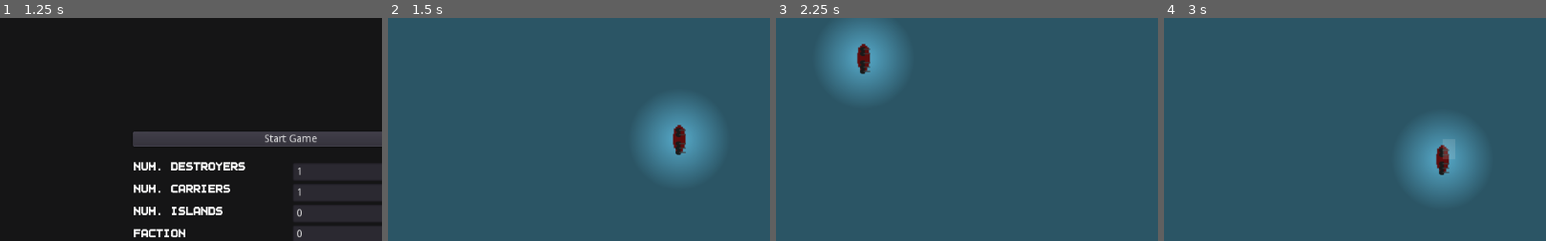
Above: before the commit, frames 1-4 (left to right).
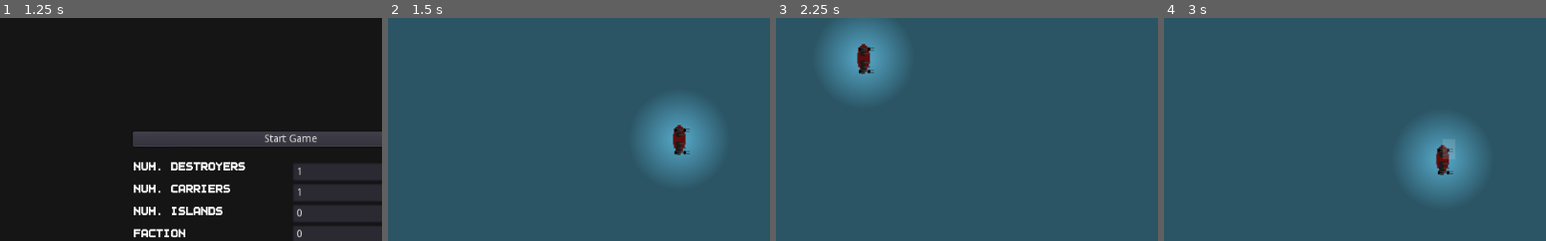
Above: after the commit, the same moments.

Repository: peter-shaw-benson/naval-game
Game: Godot game, scene res://gui/MainMenu.tscn
Two runs of this game, one before a commit and one after it. Both use one fixed random seed, a clock stepped at 60 frames per second and the inputs below.
Inputs (mouse positions are % of the whole screen's width and height, from its top left):
- Up to frame 1 (1.25 s): click "Start Game" at 0.5 s
- Up to frame 2 (1.5 s): click "Start Game" at 1.25 s
- Up to frame 3 (2.25 s): drag from (10, 29) to (50, 57) at 2.02 s
- Up to frame 4 (3 s): drag from (50, 57) to (45, 70) at 2.77 s
The pictures show only the part of the screen within x 12-62%, y 29-79%; the shares and areas given below are measured in that part.

Frame 1 is identical in both runs. In frame 2, less than 0.1% of the frame differs, in the area x 75-79%, y 49-62%; in frame 3, less than 0.1%, in the area x 21-26%, y 12-26%; in frame 4, less than 0.1%.

Commit message:
added machineguns that hit planes

Diff:
--- a/Entities/Planes/DiveBomber.gd
+++ b/Entities/Planes/DiveBomber.gd
@@ -1,7 +1,7 @@
 extends "res://Entities/Planes/Plane.gd"
 
 var DiveBomb = preload("res://Weapons/PlaneWeapons/DiveBomb.gd")
-var MG = preload("res://Weapons/PlaneWeapons/Machinegun.gd")
+var MG = preload("res://Weapons/MachineGun.gd")
 
 var weapon_list = [DiveBomb.new(), MG.new()]
 
--- a/Entities/Planes/Fighter.gd
+++ b/Entities/Planes/Fighter.gd
@@ -1,6 +1,6 @@
 extends "res://Entities/Planes/Plane.gd"
 
-var MG = preload("res://Weapons/PlaneWeapons/Machinegun.gd")
+var MG = preload("res://Weapons/MachineGun.gd")
 
 var weapon_list = [MG.new()]
 
--- a/Entities/Planes/LevelBomber.gd
+++ b/Entities/Planes/LevelBomber.gd
@@ -1,7 +1,7 @@
 extends "res://Entities/Planes/Plane.gd"
 
 var LevelBomb = preload("res://Weapons/PlaneWeapons/LevelBomb.gd")
-var MG = preload("res://Weapons/PlaneWeapons/Machinegun.gd")
+var MG = preload("res://Weapons/MachineGun.gd")
 
 var plane_stats = {
 	"speed": 50,
--- a/Entities/Planes/TorpBomber.gd
+++ b/Entities/Planes/TorpBomber.gd
@@ -1,7 +1,7 @@
 extends "res://Entities/Planes/Plane.gd"
 
 var AirTorpedo = preload("res://Weapons/PlaneWeapons/AirTorpedo.gd")
-var MG = preload("res://Weapons/PlaneWeapons/Machinegun.gd")
+var MG = preload("res://Weapons/MachineGun.gd")
 
 var weapon_list = [AirTorpedo.new(), MG.new()]
 
--- a/Entities/Ships/FletcherClassDestroyer.gd
+++ b/Entities/Ships/FletcherClassDestroyer.gd
@@ -3,6 +3,7 @@
 
 var LightGun = preload("res://Weapons/LightGun.gd")
 var Torpedo = preload("res://Weapons/Torpedo.gd")
+var MachineGun = preload("res://Weapons/MachineGun.gd")
 
 # List of Destroyer Names
 var DestroyerNames = ["HMS Beverly",
@@ -17,6 +18,7 @@
 ]
 
 var fletcher_turret_path = "res://art/Turrets/Light Gun 1/LightGunSprite.tres"
+var mg_turret_path = "res://art/Turrets/MG/MGTurret.tres"
 
 # this determines the placement of each individual turret.
 # while this seems excessive for a simple ship, if we want to add MG's or something later,
@@ -25,15 +27,34 @@
 var turret_list = [
 	{"weapon": LightGun.new(), "offset": [0,30], "barrels": 1,
 	"sprite_path": fletcher_turret_path, "turn_weight":0.02},
+
 	{"weapon": LightGun.new(), "offset": [0,20], "barrels": 1,
 	"sprite_path": fletcher_turret_path, "turn_weight":0.02},
+
 	{"weapon": LightGun.new(), "offset": [0,10], "barrels": 1,
 	"sprite_path": fletcher_turret_path, "turn_weight":0.02},
+
+
 	# these two are the forward guns
 	{"weapon": LightGun.new(), "offset": [0,-10], "barrels": 1,
 	"sprite_path": fletcher_turret_path, "turn_weight":0.02},
+
 	{"weapon": LightGun.new(), "offset": [0,-20], "barrels": 1,
-	"sprite_path": fletcher_turret_path, "turn_weight":0.02}
+	"sprite_path": fletcher_turret_path, "turn_weight":0.02},
+
+	## MG's:
+	# two on each side.
+	# Back MGs
+	{"weapon": MachineGun.new(), "offset": [10,30], "barrels": 1,
+	"sprite_path": mg_turret_path, "turn_weight":0.1},
+	{"weapon": MachineGun.new(), "offset": [-10,30], "barrels": 1,
+	"sprite_path": mg_turret_path, "turn_weight":0.1},
+
+	# front MGs
+	{"weapon": MachineGun.new(), "offset": [10,-20], "barrels": 1,
+	"sprite_path": mg_turret_path, "turn_weight":0.1},
+	{"weapon": MachineGun.new(), "offset": [-10,-20], "barrels": 1,
+	"sprite_path": mg_turret_path, "turn_weight":0.1}
 ]
 
 
--- a/Game Map/Map 2.gd
+++ b/Game Map/Map 2.gd
@@ -158,7 +158,7 @@
 	carrier.init(carrier_data["ship"], get_viewport().get_mouse_position(),
 	carrier_data.faction, carrier_data.type)
 
-	squad_list.append(carrier)
+	ship_list.append(carrier)
 
 	add_child(carrier)
 
@@ -280,7 +280,7 @@
 		get_node("CanvasLayer/PauseMenu").hide()
 		unpause()
 
-func _on_ship_lost(ship: ShipScene):
+func _on_ship_lost(ship: CombatUnit):
 
 	ship_list.remove(ship_list.find(ship, 0))
 
--- a/Ships2/Bullets/Bullet.gd
+++ b/Ships2/Bullets/Bullet.gd
@@ -18,10 +18,28 @@
 	initial_pos = turret_pos
 
 	# set sprite frames here
+	var frames
+
 	if self.weaponData.get_name() == "torpedo":
 		# we use preload because it would be way faster than doing this for all bullets at runtime with "load"
-		var frames = preload("res://art/Bullets/Torpedo/TorpedoFrames.tres")
+		frames = preload("res://art/Bullets/Torpedo/TorpedoFrames.tres")
 		get_node("AnimatedSprite").set_sprite_frames(frames)
+
+		self.set_collision_mask_bit(4, true)
+		self.set_collision_mask_bit(2, false)
+
+	if self.weaponData.get_name() == "machinegun":
+		frames = preload("res://art/Bullets/MG/MGSprite.tres")
+		get_node("AnimatedSprite").set_sprite_frames(frames)
+
+		# make it so these only collide with planes
+		self.set_collision_mask_bit(3, true)
+		self.set_collision_mask_bit(1, true)
+
+	elif self.weaponData.get_name() == "lightgun":
+
+		self.set_collision_mask_bit(3, true)
+		self.set_collision_mask_bit(1, false)
 
 	get_node("AnimatedSprite").animation = "shell"
 
@@ -43,7 +61,10 @@
 
 
 func _on_Bullet_body_entered(body):
+
 	if self.global_position.distance_to(self.initial_pos) >= 30:
+
+		#print(body)
 
 		get_node("AnimatedSprite").animation = "explosion"
 		get_node("AnimatedSprite").play()
@@ -51,6 +72,10 @@
 		self.speed = 0
 
 		if body.is_in_group("ship"):
-			var ship: ShipScene = body
+			var ship: CombatUnit = body
 
 			ship.take_damage(self.weaponData)
+
+		elif body.is_in_group("planes"):
+
+			body.take_damage(self.weaponData)
--- a/Ships2/Bullets/Bullet.tscn
+++ b/Ships2/Bullets/Bullet.tscn
@@ -5,7 +5,7 @@
 [ext_resource path="res://art/Individual Ship Sprite/Gunboat/gunboat_shell_explosion.png" type="Texture" id=3]
 
 [sub_resource type="CircleShape2D" id=2]
-radius = 6.02508
+radius = 40.0
 
 [sub_resource type="AtlasTexture" id=3]
 flags = 4
@@ -51,6 +51,7 @@
 } ]
 
 [node name="Bullet" type="Area2D"]
+collision_layer = 0
 collision_mask = 0
 script = ExtResource( 2 )
 
--- a/Ships2/Plane Launchers/Carrier.gd
+++ b/Ships2/Plane Launchers/Carrier.gd
@@ -129,7 +129,7 @@
 	get_node("FighterPatrolCircle").scale = Vector2(0.8, 0.8)
 
 func handle_right_click(placement):
-	print("handling right click")
+	#print("handling right click")
 
 	if selected and GameState.get_playerFaction() == get_faction():
 		# this works properly for patrols:
@@ -142,15 +142,18 @@
 			# Send planes
 			self.launch_planes(placement, "scout")
 			last_button = ""
+			self.combat_air_patrol = false
 
 		elif last_button == "strike" and plane_numbers["strike"] > 0:
 			self.launch_planes(placement, "strike")
 			last_button = ""
+			self.combat_air_patrol = false
 
 		elif last_button == "bomb" and  plane_numbers["bomber"] > 0:
 			self.launch_planes(placement, "bomber")
 
 			last_button = ""
+			self.combat_air_patrol = false
 
 		elif last_button == "CAP" and  plane_numbers["fighter"] > 0:
 
@@ -162,8 +165,6 @@
 
 		else:
 			self.handle_right_mouse_movement(placement)
-
-		if last_button != "CAP":
 			self.combat_air_patrol = false
 
 func handle_right_mouse_movement(placement):
@@ -307,7 +308,7 @@
 
 		#print(get_node("Sprite").animation)
 
-		print("carrier selected")
+		#print("carrier selected")
 		# yikes this might not hold up
 		emit_signal("ship_selected", self)
 
@@ -326,7 +327,7 @@
 	lock_turrets()
 
 	#print(get_node("Sprite").animation)
-	print("carrier deselected")
+	#print("carrier deselected")
 
 	emit_signal("ship_deselected", self)
 
@@ -580,6 +581,11 @@
 	get_node("LaunchTimer").wait_time = squad_launch_time
 	get_node("LaunchTimer").start()
 
+	if strike_type != "fighter" and combat_air_patrol == true:
+		combat_air_patrol = false
+
+	print(combat_air_patrol, strike_type)
+
 func plane_recovered(plane):
 	var recovered_plane_type = plane.get_plane_type()
 
@@ -606,6 +612,7 @@
 	#end_launch()
 	# spawn new boid
 	#print(launch_type, plane_numbers[launch_type])
+	#print(combat_air_patrol, launch_type)
 
 	if plane_numbers[launch_type] > 0:
 		#spawn new boid
@@ -646,7 +653,7 @@
 
 		plane_numbers[launch_type] -= 1
 
-	elif plane_numbers[launch_type] and combat_air_patrol == false:
+	elif plane_numbers[launch_type] <= 0 and combat_air_patrol == false:
 		stop_launching()
 
 func stop_launching():
--- a/Ships2/Plane Launchers/Carrier.tscn
+++ b/Ships2/Plane Launchers/Carrier.tscn
@@ -31,7 +31,8 @@
 
 [node name="Carrier" type="KinematicBody2D"]
 position = Vector2( 205, 123 )
-collision_layer = 5
+collision_layer = 12
+collision_mask = 8
 script = ExtResource( 9 )
 detector_scene = ExtResource( 7 )
 Turret = ExtResource( 10 )
--- a/Ships2/Planes/PlaneBoid.gd
+++ b/Ships2/Planes/PlaneBoid.gd
@@ -145,9 +145,7 @@
 
 func _physics_process(_delta):
 	# if it reaches the
-
-	if returning:
-		current_target = self.parent_airbase.global_position
+	check_parent_airbase()
 
 	var mouse_vector = Vector2.ZERO
 	if current_target != Vector2.INF:
@@ -157,7 +155,9 @@
 	# if we reach the airbase, start recovering?
 	if global_position.distance_to(current_target) <= 25:
 		if strike_target == current_target:
-			current_target = self.parent_airbase.global_position
+
+			check_parent_airbase()
+
 			self.returning = true
 
 			self.cohesion_force = 0.05
@@ -224,7 +224,7 @@
 
 func _on_FuelTimer_timeout():
 	#print("plane out of fuel")
-	current_target = self.parent_airbase.global_position
+	check_parent_airbase()
 
 	self.returning = true
 
@@ -238,3 +238,26 @@
 func un_detect():
 	if self.faction != GameState.get_playerFaction():
 		self.hide()
+
+
+func check_parent_airbase():
+	if returning:
+		if is_instance_valid(self.parent_airbase):
+			current_target = self.parent_airbase.global_position
+		else:
+			queue_free()
+
+
+## COMBAT!!!
+func take_damage(weapon):
+	#print("damaged plane")
+
+	self.plane_data.damage(weapon)
+	print(weapon.get_name())
+
+	if self.get_health() <= 0:
+		print("plane lost")
+		queue_free()
+
+func get_health():
+	return self.plane_data.get_health()
--- a/Ships2/ShipScene.tscn
+++ b/Ships2/ShipScene.tscn
@@ -10,7 +10,8 @@
 height = 36.7071
 
 [node name="Ship" type="KinematicBody2D"]
-collision_layer = 5
+collision_layer = 12
+collision_mask = 8
 script = ExtResource( 2 )
 detector_scene = ExtResource( 3 )
 Turret = ExtResource( 5 )
--- a/Ships2/Turrets/Turret.gd
+++ b/Ships2/Turrets/Turret.gd
@@ -19,8 +19,13 @@
 	# here, weapon is a dict of weapon data, y offset, and number of barrels
 	self.weaponData = weapon["weapon"]
 
+	#print(self.weaponData.get_name())
+
 	self.y_offset = weapon["offset"][1]
 	self.x_offset = weapon["offset"][0]
+
+	print(self.x_offset, self.y_offset)
+
 	self.num_barrels = weapon["barrels"]
 	self.turn_weight = weapon["turn_weight"]
 
@@ -33,6 +38,7 @@
 	#get_node("AnimatedSprite").speed_scale = 1
 
 	self.position.y += self.y_offset
+	self.position.x += self.x_offset
 
 func _ready():
 	pass
--- a/Weapons/LightGun.gd
+++ b/Weapons/LightGun.gd
@@ -1,16 +1,4 @@
 extends "res://Weapons/WeaponJSON.gd"
-
-var weapon_stats = {
-	"speed": 450,
-	"max_range": 100,
-	"fire_rate": 1,
-	"damage": 0.5,
-	"piercing": 2,
-	"armor_damage": 0.2,
-	"anti_air": 1,
-	"base_accuracy": 0.3,
-	"accuracy_gain": 0.03
-}
 
 func _init():
 
--- /dev/null
+++ b/Weapons/MachineGun.gd
@@ -0,0 +1,6 @@
+extends "res://Weapons/WeaponJSON.gd"
+
+
+func _init():
+
+	self.init("MachineGun")
--- a/Weapons/PlaneWeapons/Machinegun.gd
+++ /dev/null
@@ -1,20 +0,0 @@
-extends "res://Weapons/Weapon.gd"
-
-var weapon_stats = {
-	"speed": 200,
-	"max_range": 10,
-	"fire_rate": 1,
-	"damage": 1,
-	"piercing": 0,
-	"armor_damage": 0,
-	"anti_air": 5,
-	"base_accuracy": 0.8,
-	"accuracy_gain": 0
-}
-
-func _init():
-
-	self.init(weapon_stats["speed"], weapon_stats["max_range"], \
-	weapon_stats["fire_rate"], weapon_stats["damage"], weapon_stats["piercing"], \
-	weapon_stats["armor_damage"], weapon_stats["anti_air"], \
-	weapon_stats["base_accuracy"], weapon_stats["accuracy_gain"])
--- a/Weapons/WeaponJSON.gd
+++ b/Weapons/WeaponJSON.gd
@@ -31,13 +31,16 @@
 
 	var data_received = JSON.parse(content_as_text).result
 
+	if data_received == null:
+		print("ERROR IN JSON READING!!")
+
 	#print(data_received)
 
 	return data_received
 
 func init(weapon_name):
 
-	print("reading weapons from file")
+	#print("reading weapons from file")
 	weapon_data = read_json_file(weapon_data_path)[weapon_name]
 
 func get_fire_rate():
--- /dev/null
+++ b/art/Bullets/MG/MGSprite.tres
@@ -0,0 +1,26 @@
+[gd_resource type="SpriteFrames" load_steps=4 format=2]
+
+[ext_resource path="res://art/Turrets/MG/mg_bullet.png" type="Texture" id=2]
+
+[sub_resource type="AtlasTexture" id=3]
+flags = 4
+atlas = ExtResource( 2 )
+region = Rect2( 0, 16, 16, 16 )
+
+[sub_resource type="AtlasTexture" id=2]
+flags = 4
+atlas = ExtResource( 2 )
+region = Rect2( 4, 0, 8, 16 )
+
+[resource]
+animations = [ {
+"frames": [ SubResource( 3 ) ],
+"loop": true,
+"name": "explosion",
+"speed": 5.0
+}, {
+"frames": [ SubResource( 2 ) ],
+"loop": true,
+"name": "shell",
+"speed": 5.0
+} ]
--- /dev/null
+++ b/art/Turrets/MG/MGTurret.tres
@@ -0,0 +1,16 @@
+[gd_resource type="SpriteFrames" load_steps=2 format=2]
+
+[ext_resource path="res://art/Turrets/MG/machine_gun3.png" type="Texture" id=1]
+
+[resource]
+animations = [ {
+"frames": [ ExtResource( 1 ) ],
+"loop": true,
+"name": "default",
+"speed": 5.0
+}, {
+"frames": [ ExtResource( 1 ) ],
+"loop": true,
+"name": "shoot",
+"speed": 5.0
+} ]
--- a/config_files/weapon_stats.json
+++ b/config_files/weapon_stats.json
@@ -1,7 +1,7 @@
 {
   "Torpedo": {
     "name": "torpedo",
-    "speed": 40,
+    "speed": 42,
     "max_range": 500,
   	"fire_rate": 10,
   	"damage": 10,
@@ -25,7 +25,7 @@
   },
   "HeavyGun": {
     "name": "heavygun",
-    "speed": 300,
+    "speed": 380,
   	"max_range": 150,
   	"fire_rate": 4,
   	"damage": 5,
@@ -45,5 +45,14 @@
   	"anti_air": 0.2,
   	"base_accuracy": 0.4,
   	"accuracy_gain": 0.03
+  },
+  "MachineGun": {
+    "name": "machinegun",
+    "speed": 400,
+  	"max_range": 50,
+  	"fire_rate": 20,
+  	"damage": 1.5,
+  	"piercing": 1,
+  	"armor_damage": 0,
   }
 }
Binary file added: art/Bullets/MG/mg_bullet.png
Not shown, added: art/Bullets/MG/mg_bullet.png.import
Binary file added: art/Turrets/MG/machine_gun.png
Not shown, added: art/Turrets/MG/machine_gun.png.import
Binary file added: art/Turrets/MG/machine_gun2.png
Not shown, added: art/Turrets/MG/machine_gun2.png.import
Binary file added: art/Turrets/MG/machine_gun3.png
Not shown, added: art/Turrets/MG/machine_gun3.png.import
Binary file added: art/Turrets/MG/mg_bullet.png
Not shown, added: art/Turrets/MG/mg_bullet.png.import
Not shown, added: art/Turrets/MG/machine_gun.piskel
Not shown, added: art/Turrets/MG/mg_bullet.piskel
